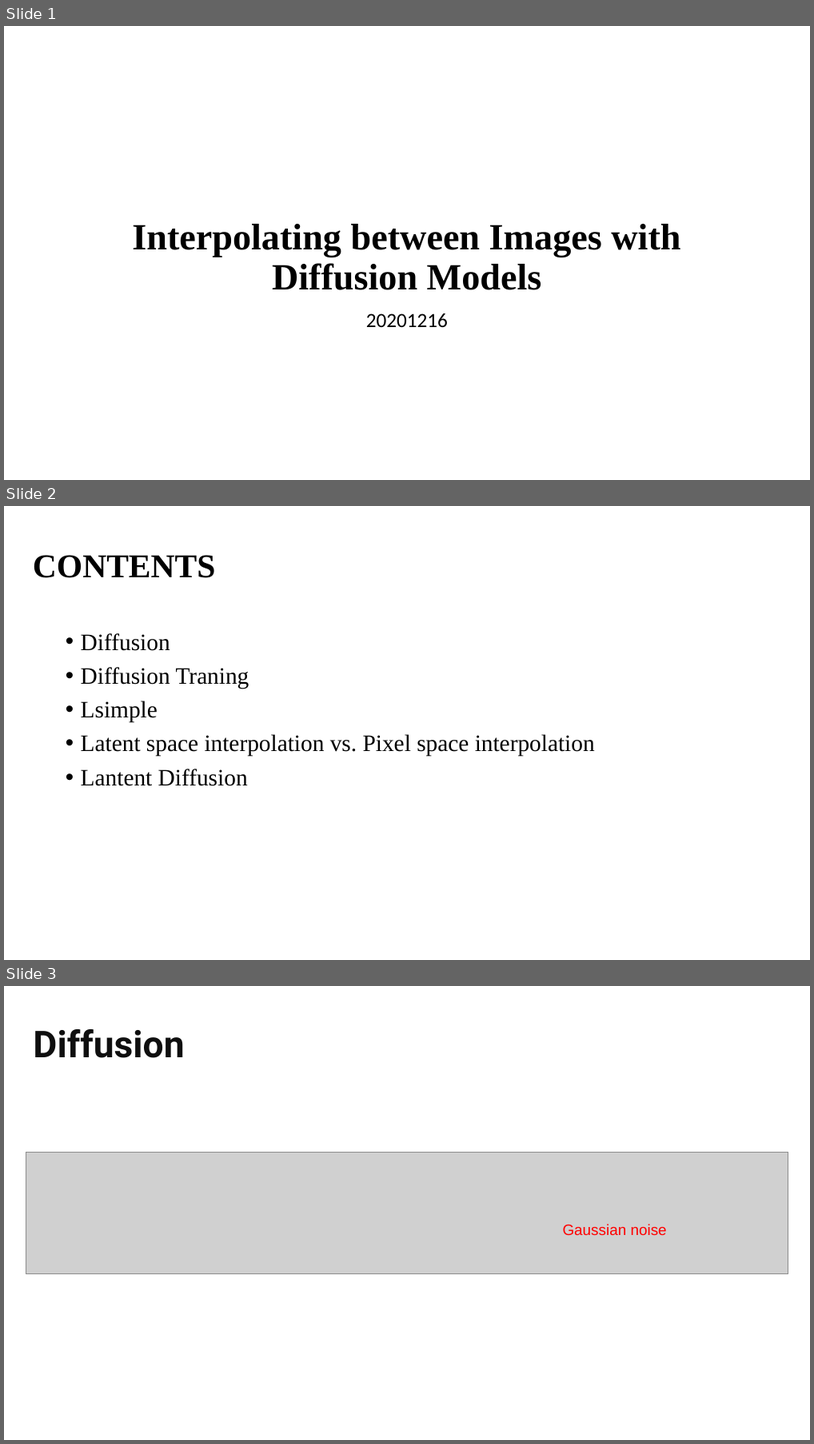
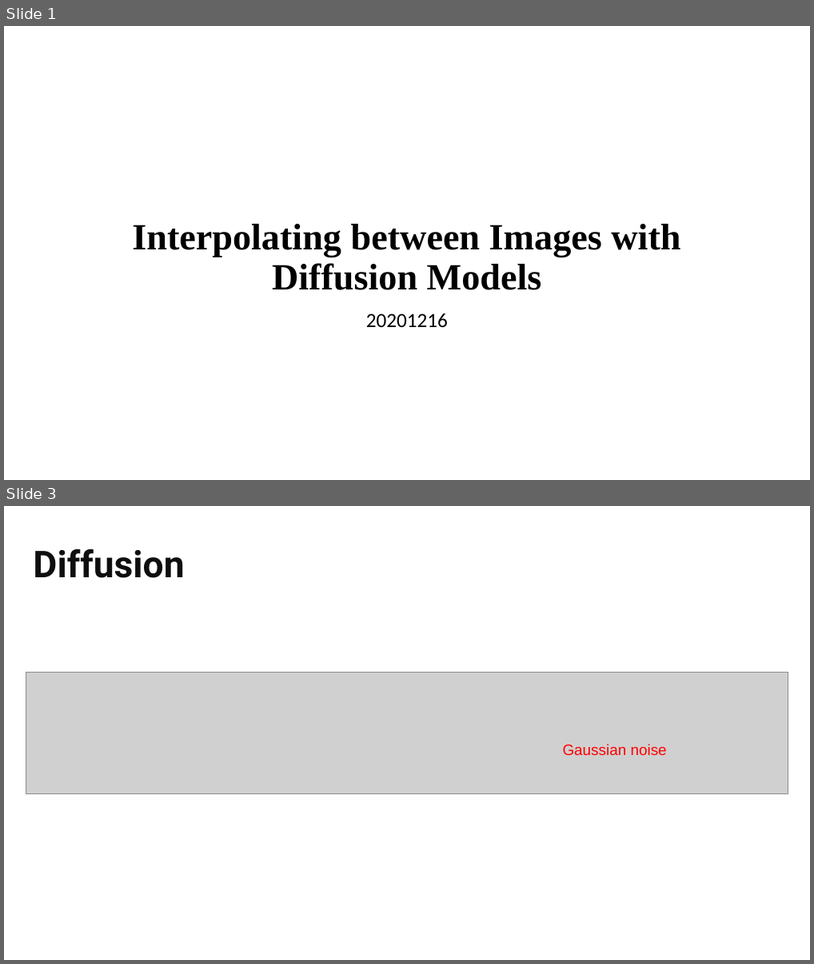
Before and after one commit to jasonfghx/lilicoco, a slide deck: diffusion書報/DDPM.pptx. Shown one above the other, each under a label of ours: slides 1, 2 and 3 before the commit, slides 1 and 3 after it; the slides between them are not shown. The pictures are 814x1444 and 814x964 pixels, drawn with LibreOffice and Linux fonts; fonts in the diff are those of the drawing; grey boxes stand for pictures. Boxes give left, top, right and bottom in pixels: in the first picture for what was removed or moved away, otherwise in the second. Text is boxed around its words. In the diff, an @@ line names an element or a change of style, - is before the commit and + after.

```diff
--- a/diffusion書報/DDPM.pptx
+++ b/diffusion書報/DDPM.pptx
@@ slide 2 removed at box(4, 506, 810, 960), background #FFFFFF @@
@@ title removed at box(33, 555, 216, 578) @@
-CONTENTS
@@ text removed at box(81, 633, 595, 786) @@
-• Diffusion
-• Diffusion Traning
-• Lsimple
-• Latent space interpolation vs. Pixel space interpolation
-• Lantent Diffusion
```
Also in this commit, not shown: 1 slide added.
